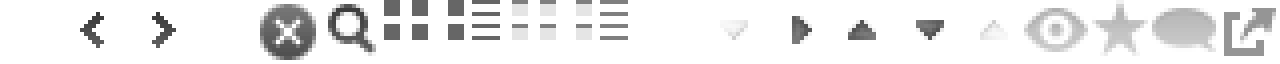
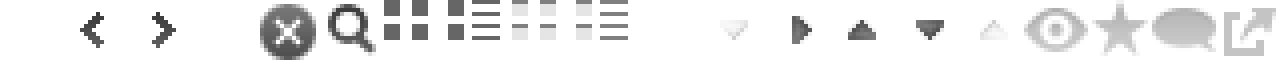
Before/after of a 1280 × 64 layered artwork. What changed in the layer stack:
painted on "external link" over [1224, 8, 1276, 56]
